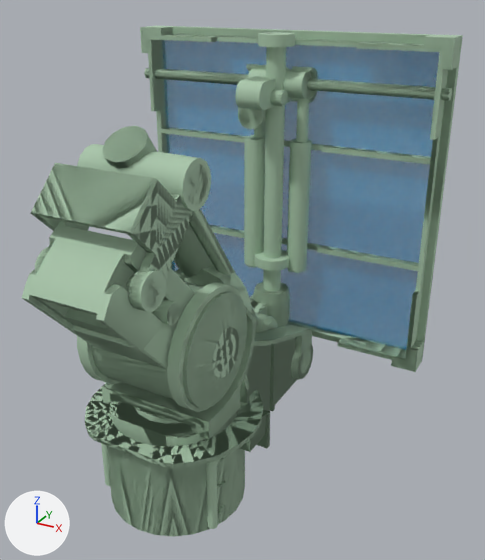
The Blender file models/ingame/clean/panel_64_trans/panel.blend: old version first, new version second.
One viewpoint serves both versions: a camera (50 mm lens) standing at (57.9, -124.8, 39.9) and looking at (6.1, -30.6, -7.1). The axes (+X, +Y, +Z) are drawn at lower left. The lights are the same throughout. Objects named as collision shapes, trigger or cutter boxes, shadow casters or lower levels of detail are left out.

The first picture shows 'arm64x64_interior_body', 'arm64x64_interior_model_lod1', 'telescope_arm_trans_top', 'telescope_arm_trans_top_lod1'.
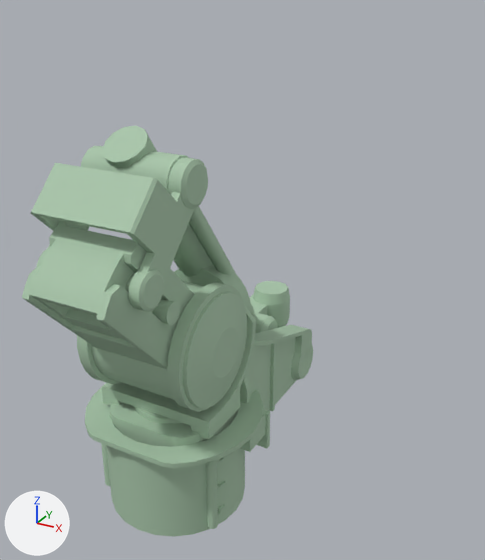
Changed parts and their boxes [x1, y1, x2, y2] in the pictures (485 x 560 px):
```json
{"object": "telescope_arm_trans_top", "change": "hidden", "before": [141, 26, 463, 372]}
{"object": "arm64x64_interior_model_lod1", "change": "hidden", "before": [22, 144, 311, 514]}
{"object": "telescope_arm_trans_top_lod1", "change": "hidden", "before": [140, 27, 463, 371]}
```

The change, as JSON lines over the scene's bpy script:
```json
{"op": "add", "block": "ob_telescope_arm_trans_top", "code": "ob_telescope_arm_trans_top.hide_set(True)  # its collection is switched off"}
{"op": "add", "block": "ob_arm64x64_interior_model_lod1", "code": "ob_arm64x64_interior_model_lod1.hide_set(True)  # its collection is switched off"}
{"op": "add", "block": "ob_telescope_arm_trans_top_lod1", "code": "ob_telescope_arm_trans_top_lod1.hide_set(True)  # its collection is switched off"}
```
